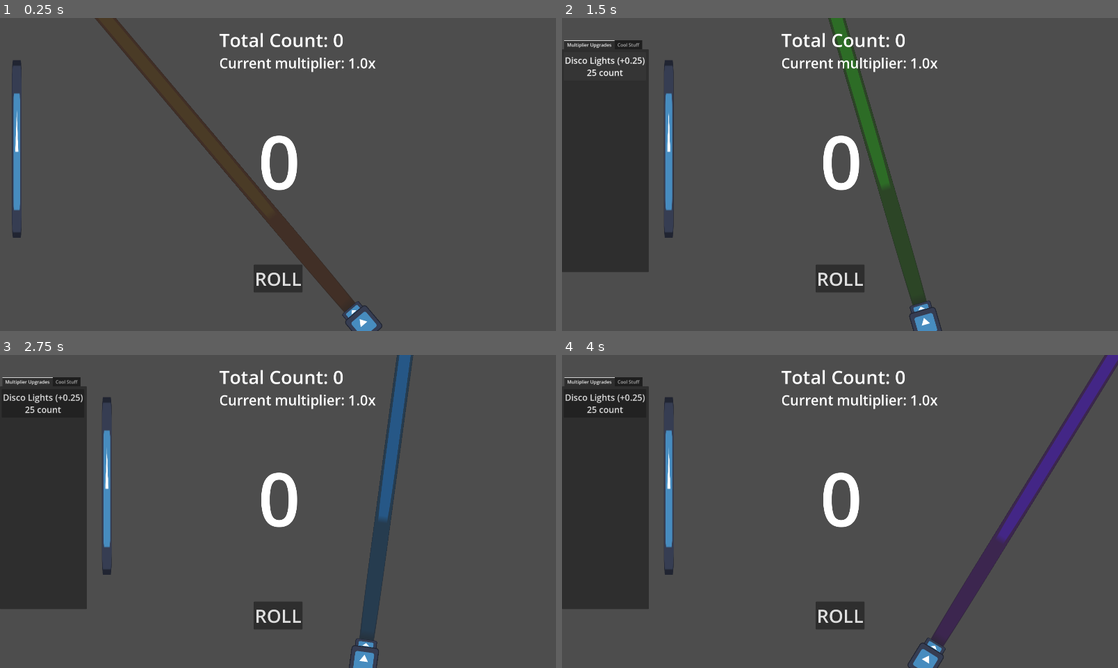
Above: before the commit, frames 1-4 (two rows, left to right).
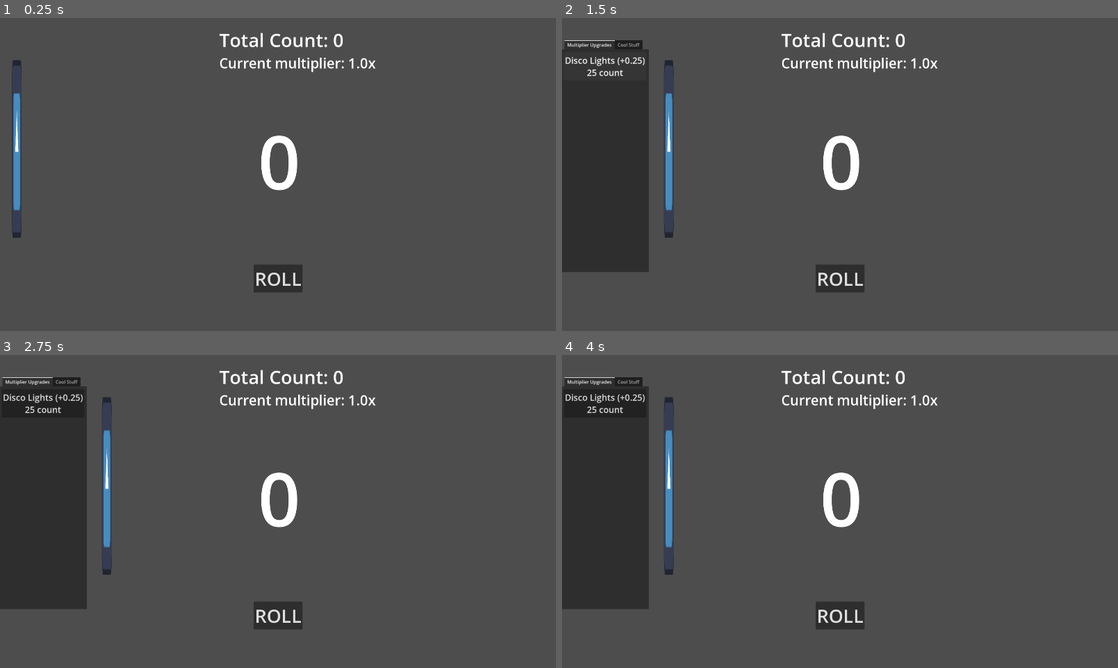
Above: after the commit, the same moments.

Repository: HelloIsReal/Number-Addict
Game: Godot game, scene res://scenes/main.tscn
The game is run twice, just before and just after one commit, with the same random seed, the same clock (stepped at 60 frames per second) and the same inputs. The engine's default icon, where the game draws it, is replaced by a stand-in: a white triangle on a blue panel in a dark square.
Inputs (mouse positions are in pixels of both pictures, inside the frame that each line leads up to):
- Up to frame 1 (0.25 s): no input
- Up to frame 2 (1.5 s): click (578, 149) at 0.5 s; click "Disco Lights (+0.25) 25 count" at 1.25 s
- Up to frame 3 (2.75 s): tap Enter at 2 s; move the mouse to (400, 495) at 2.02 s; hold Right from 2.03 s (still down); tap Alt at 2.1 s; click (400, 495) at 2.17 s
- Up to frame 4 (4 s): move the mouse to (728, 527) at 2.77 s; release Right at 2.78 s; hold Down 2.78-3.53 s; tap Shift at 2.85 s; move the mouse to (895, 442) at 3.52 s; hold Right from 3.53 s (still down); tap Alt at 3.6 s

The runs differ from the first frame. In frame 1, 3.8% of the frame differs, in the area x 17-69%, y 0-100%; in frame 2, 3.1%; in frame 3, 2.9%; in frame 4, 3.4%.

Commit message:
Finished disco lights.
- Made disco lights spawn when bought
- Made them spawn randomly at the bottom of the screen
- Cleaned up total count mess in main script.

Diff:
--- a/scenes/disco_light.tscn
+++ b/scenes/disco_light.tscn
@@ -5,7 +5,6 @@
 
 [node name="discoLight" type="Node2D" unique_id=342181333]
 show_behind_parent = true
-rotation = -0.7853982
 script = ExtResource("1_yg85i")
 
 [node name="light" type="Sprite2D" parent="." unique_id=569456656]
@@ -19,5 +18,6 @@
 texture = ExtResource("1_dsjj2")
 
 [node name="Icon" type="Sprite2D" parent="." unique_id=1468673718]
-scale = Vector2(0.7490623, 0.7890625)
+position = Vector2(0, 131.125)
+scale = Vector2(0.7490623, 2.794922)
 texture = ExtResource("1_dsjj2")
--- a/scenes/main.gd
+++ b/scenes/main.gd
@@ -1,17 +1,16 @@
 extends Node2D
-
-var currentTotal=0
-var current
-func _ready():
-	Global.countAdded.connect(updateTotal)
+#
+#func _ready():
+	#Global.countAdded.connect(updateTotal)
 
 func _physics_process(delta):
 	$totalMult.text = "Current multiplier: %sx" % Global.currentMult
+	$totalCount.text = "Total Count: %d" % Global.totalCount
 	print()
 
-func updateTotal(num):
-	currentTotal+=num
-	$totalCount.text = "Total Count: %d" % currentTotal
+#func updateTotal(num):
+	#Global.totalCount+=num
+
 
 
 func _on_roll_button_button_up():
--- a/scenes/main.tscn
+++ b/scenes/main.tscn
@@ -3,7 +3,6 @@
 [ext_resource type="Script" uid="uid://cpfdo8fi0xf3x" path="res://scenes/main.gd" id="1_0wfyh"]
 [ext_resource type="PackedScene" uid="uid://b75bcblikkj5o" path="res://scenes/number_roller.tscn" id="1_o5qli"]
 [ext_resource type="PackedScene" uid="uid://ckow3c6glwaaw" path="res://scenes/shop_system.tscn" id="3_sugp2"]
-[ext_resource type="PackedScene" uid="uid://dyieucpv0fmai" path="res://scenes/disco_light.tscn" id="4_jyhfs"]
 
 [node name="main" type="Node2D" unique_id=219049157]
 script = ExtResource("1_0wfyh")
@@ -38,7 +37,4 @@
 
 [node name="shopSystem" parent="." unique_id=868133078 instance=ExtResource("3_sugp2")]
 
-[node name="discoLight" parent="." unique_id=342181333 instance=ExtResource("4_jyhfs")]
-position = Vector2(1256, 1056)
-
 [connection signal="button_up" from="rollButton" to="." method="_on_roll_button_button_up"]
--- a/scenes/shop_system.gd
+++ b/scenes/shop_system.gd
@@ -3,6 +3,8 @@
 var discoLights=0
 var discoBall=0
 var shopOpen=false
+var rng = RandomNumberGenerator.new()
+var discoLight = preload("res://scenes/disco_light.tscn")
 
 func _physics_process(delta):
 	$"TabContainer/Multiplier Upgrades/discoLights".text = "Disco Lights (+0.25)\n%d count" % (25*(discoLights+1))
@@ -12,12 +14,12 @@
 	if !shopOpen:
 		shopOpen=true
 		var tween = get_tree().create_tween()
-		tween.tween_property($".", "position", Vector2(0,0),1.0).set_trans(Tween.TRANS_CUBIC)
+		tween.tween_property($".", "position", Vector2(0,0),0.75).set_trans(Tween.TRANS_CUBIC)
 		print("entered!")
 	elif shopOpen:
 		shopOpen=false
 		var tween = get_tree().create_tween()
-		tween.tween_property($".", "position", Vector2(-310,0),1.0).set_trans(Tween.TRANS_CUBIC)
+		tween.tween_property($".", "position", Vector2(-310,0),0.75).set_trans(Tween.TRANS_CUBIC)
 		print("exited!")
 
 
@@ -26,3 +28,6 @@
 		print("bought disco light!")
 		Global.totalCount -= (25*(discoLights+1))
 		discoLights+=1
+		var newDiscoLight = discoLight.instantiate()
+		newDiscoLight.position = Vector2(rng.randi_range(150,1700),1080)
+		get_tree().current_scene.add_child(newDiscoLight)
